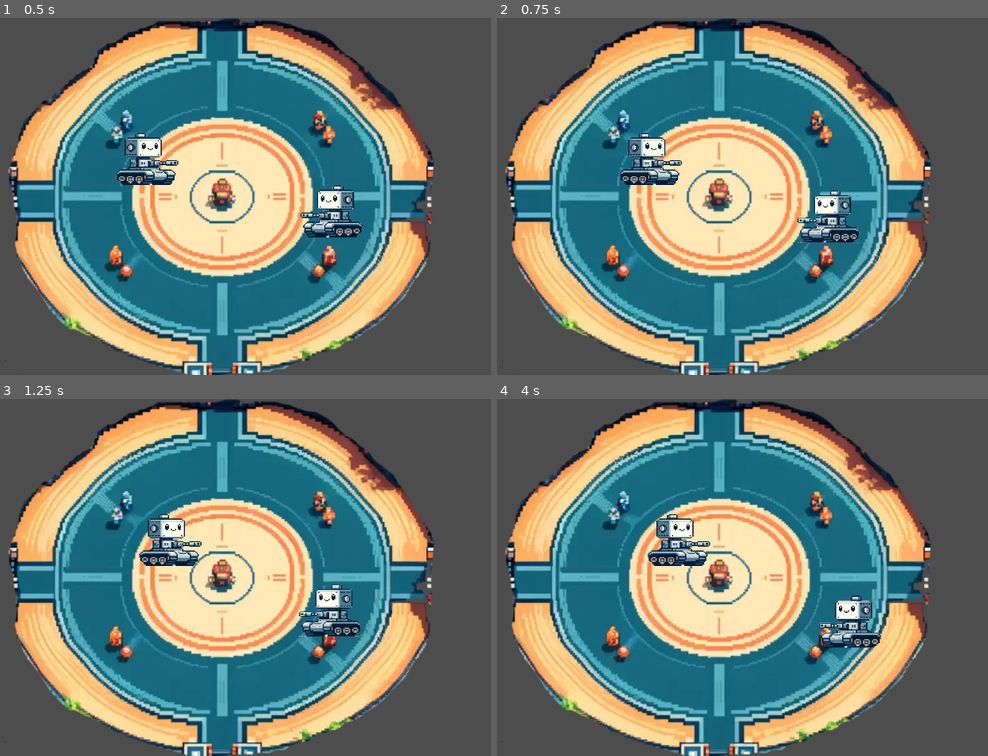
Above: before the commit, frames 1-4 (two rows, left to right).
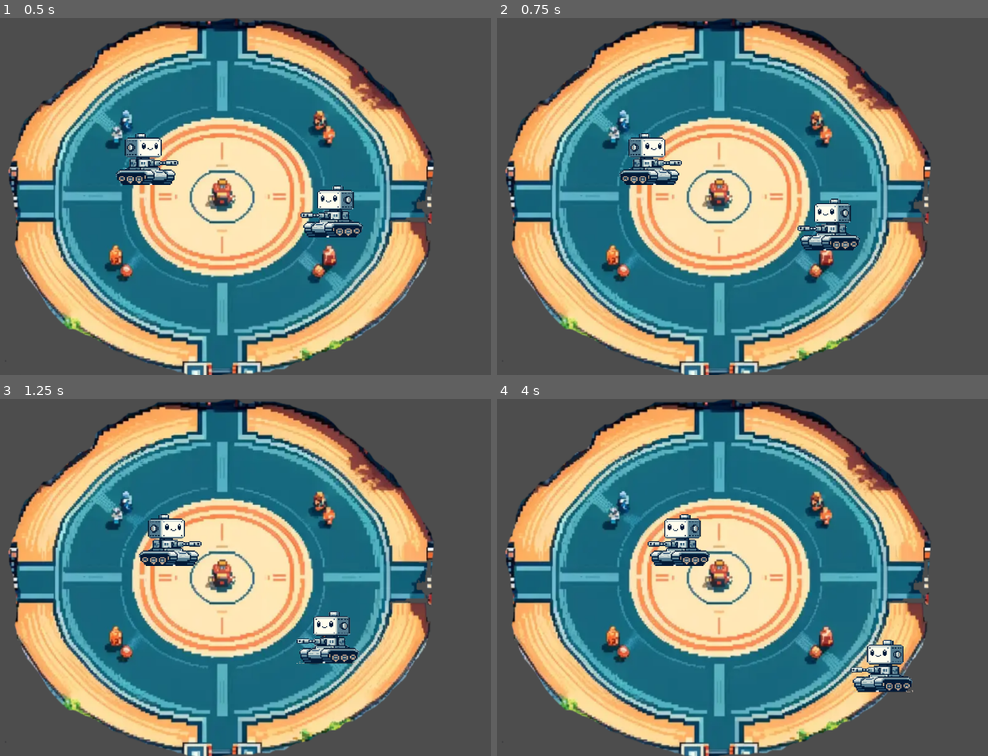
Above: after the commit, the same moments.

Repository: adam01140/minigame
Game: Godot game, scene res://Main.tscn
Same seed, same stepped clock (60 frames per second), same inputs: the game is played once before the commit and once after it.
Inputs:
- Up to frame 1 (0.5 s): no input
- Up to frame 2 (0.75 s): tap Enter at 0.5 s; hold Right (ui_right) from 0.53 s (still down); hold S (player2_down) from 0.53 s (still down)
- Up to frame 3 (1.25 s): keep holding Right (ui_right); keep holding S (player2_down); tap A (player2_left) at 0.8 s
- Up to frame 4 (4 s): release Right (ui_right) at 1.28 s; release S (player2_down) at 1.28 s; hold Down (ui_down) 1.28-2.03 s; tap A (player2_left) at 1.35, 3.8 s; tap D (player2_right) at 1.55 s; hold Right (ui_right) 2.03-2.78 s; hold D (player2_right) 2.03-2.78 s; tap W (player2_up) at 2.3, 2.85 s; hold Up (ui_up) 2.78-3.53 s; tap S (player2_down) at 3.05 s; hold Left (ui_left) from 3.53 s (still down); hold S (player2_down) from 3.53 s (still down)

Frame 1 is identical in both runs. In frame 2, 1.3% of the frame differs, in the area x 61-75%, y 48-66%; in frame 3, 1.9%; in frame 4, 3.4%, in the area x 30-85%, y 32-83%.

Commit message:
both players mirror

Diff:
--- a/player.gd
+++ b/player.gd
@@ -16,6 +16,20 @@
 var push1 = 0
 var shoot = 0
 
+
+# Preload textures for each direction
+var texture_right = preload("res://right.png")
+var texture_left = preload("res://left.png")
+var texture_pright = preload("res://pright.png")
+var texture_pleft = preload("res://pleft.png")
+var texture_up = preload("res://up.png")
+var texture_down = preload("res://down.png")
+var chosen_texture = null  # Variable to hold the chosen texture based on direction
+var player_sprite = preload("res://player.tscn")  # Assuming this is your player sprite
+
+
+
+
 func _process(delta: float) -> void:
 	var motion2: Vector2 = Vector2()
 	motion2 = handle_input(motion2)  # Get the updated motion2 vector
@@ -27,18 +41,24 @@
 
 	push2 = Player2.push
 	if Input.is_action_pressed("ui_right"):
+		motion2.x += 50
+		push1 = 1
+		chosen_texture = texture_right
+		update_player_sprite(texture_pright)
+	if Input.is_action_pressed("ui_left"):
+		motion2.x -= 50
+		push1 = 2
+		chosen_texture = texture_left
+		update_player_sprite(texture_pleft)
+	if Input.is_action_pressed("ui_down"):
+		motion2.y += 50
+		push1 = 3
+		chosen_texture = texture_down
 
-		motion2.x += 1
-		push1 = 1
-	if Input.is_action_pressed("ui_left"):
-		motion2.x -= 1
-		push1 = 2
-	if Input.is_action_pressed("ui_down"):
-		motion2.y += 1
-		push1 = 3
 	if Input.is_action_pressed("ui_up"):
+		motion2.y -= 50
 		push1 = 4
-		motion2.y -= 1
+		chosen_texture = texture_up
 
 	if motion2 != Vector2.ZERO:
 		last_direction2 = motion2.normalized()
@@ -50,6 +70,11 @@
 	return motion2
 
 
+func update_player_sprite(texture):
+	if $Sprite:
+		$Sprite.texture = texture
+	else:
+		print("Sprite node not found or not ready")
 
 func spawn_rectangle2() -> void:
 	if last_direction2 == Vector2.ZERO:
--- a/player.tscn
+++ b/player.tscn
@@ -4,8 +4,8 @@
 [ext_resource type="Texture2D" uid="uid://4xi7o2ecjs2f" path="res://pright.png" id="2_nwfjk"]
 
 [sub_resource type="CapsuleShape2D" id="CapsuleShape2D_lm1s3"]
-radius = 46.0
-height = 92.0
+radius = 215.0
+height = 430.0
 
 [node name="Player" type="RigidBody2D"]
 disable_mode = 2
--- a/player2.gd
+++ b/player2.gd
@@ -32,22 +32,22 @@
 
 func handle_input(motion: Vector2) -> Vector2:
 	if Input.is_action_pressed("player2_right"):
-		motion.x += 1
+		motion.x += 50
 		push = 1
 		chosen_texture = texture_right
 		update_player_sprite(texture_pright)
 	if Input.is_action_pressed("player2_left"):
-		motion.x -= 1
+		motion.x -= 50
 		push = 2
 		chosen_texture = texture_left
 		update_player_sprite(texture_pleft)
 	if Input.is_action_pressed("player2_down"):
-		motion.y += 1
+		motion.y += 50
 		push = 3
 		chosen_texture = texture_down
 
 	if Input.is_action_pressed("player2_up"):
-		motion.y -= 1
+		motion.y -= 50
 		push = 4
 		chosen_texture = texture_up
 
--- a/player2.tscn
+++ b/player2.tscn
@@ -11,6 +11,7 @@
 disable_mode = 2
 gravity_scale = 0.0
 script = ExtResource("1_rd1im")
+speed = 500.0
 
 [node name="Sprite" type="Sprite2D" parent="."]
 position = Vector2(1, -1)
